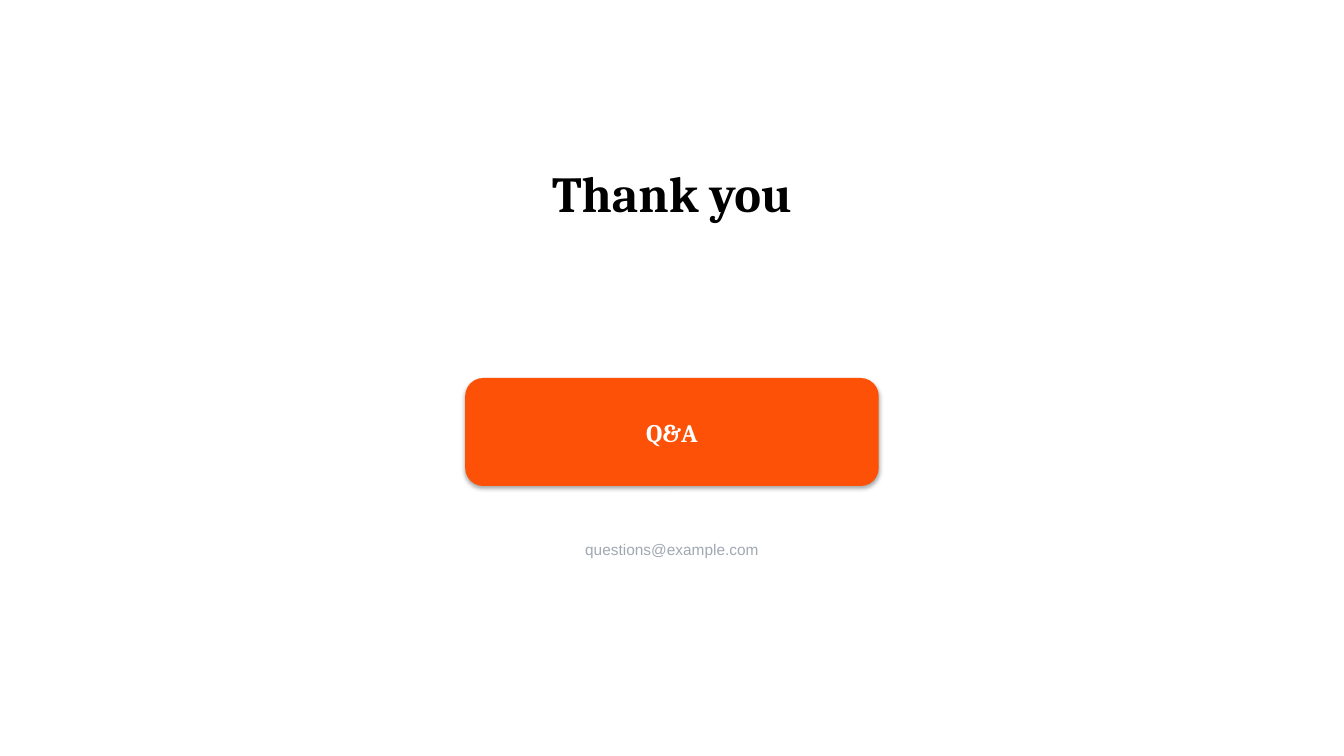
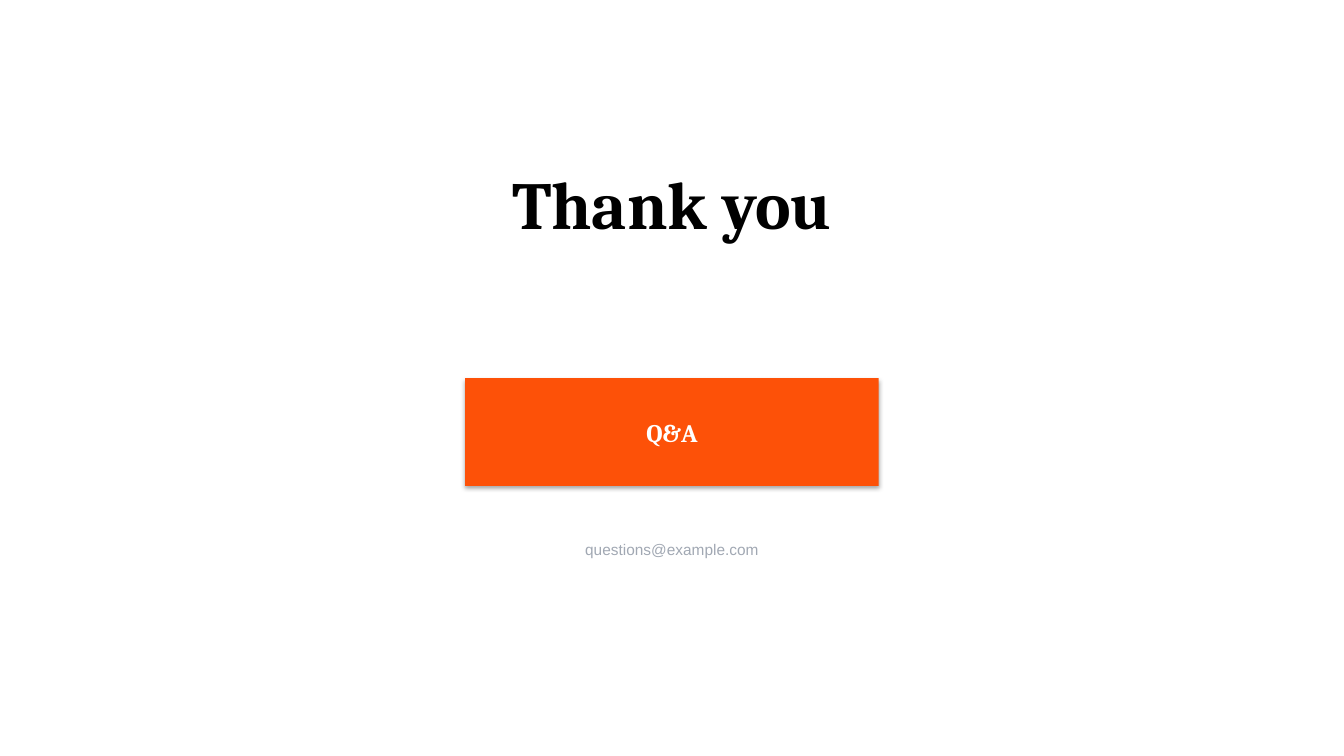
Before and after one commit to JakubNaskretski/pptx-skill-grid, a slide deck: slide 11 of examples/out.pptx. Drawn at 1344x756 pixels with LibreOffice and Linux fonts; fonts in the diff are those of the drawing. Boxes give left, top, right and bottom in pixels: in the first picture for what was removed or moved away, otherwise in the second. Text is boxed around its words. In the diff, an @@ line names an element or a change of style, - is before the commit and + after.

```diff
--- a/examples/out.pptx
+++ b/examples/out.pptx
@@ text "Thank you" at [512,182,832,244]: size 36 to 48 pt @@
@@ rectangle "Q&A" at [466,378,879,486]: rounded rectangle to rectangle @@
```
Also in this commit, not shown: 9 other slides changed, 10 other files.
